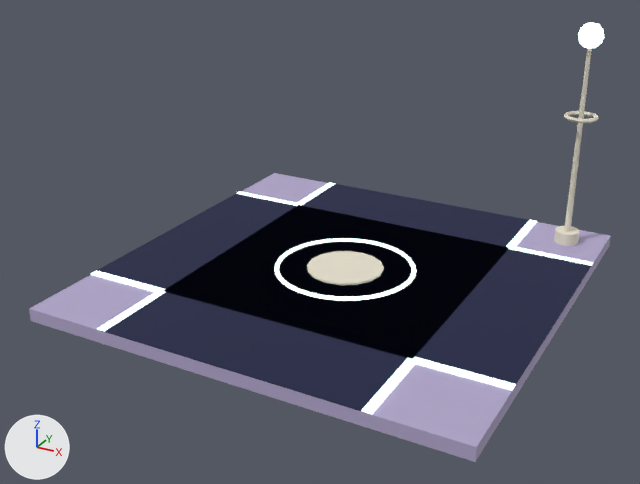
Renders of the glTF model content/city/lane_crossing.glb from each side of a commit.
Camera for both pictures: a 50 mm camera at (8.53, -16.72, 8.91) aimed at (-0.19, -0.88, 0.99). The lights are fixed; the arrows at lower left show +X, +Y and +Z. The older version comes first.

Objects in the first picture: 'lane_crossing'.
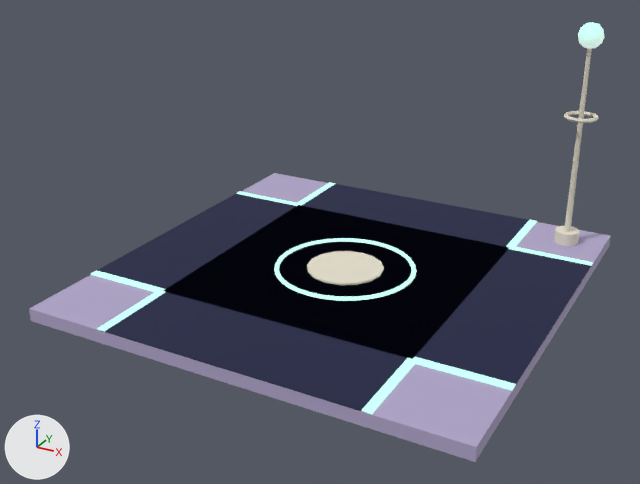
Pixel boxes [x1, y1, x2, y2] of what changed, in the pictures (640 x 484 px):
```json
{"object": "lane_crossing", "change": "surface changed", "before": [88, 22, 604, 418], "after": [88, 22, 604, 418]}
```

Edits to the scene script, one JSON object a line:
```json
{"block": "mat_glow", "where": "n0 = _N.new('ShaderNodeBsdfPrincipled'); n0.name = 'Principled BSDF'"}
{"op": "set", "path": "n0.inputs[28].default_value", "old": "1.5", "new": "0.6", "note": "'Emission Strength'"}
```
